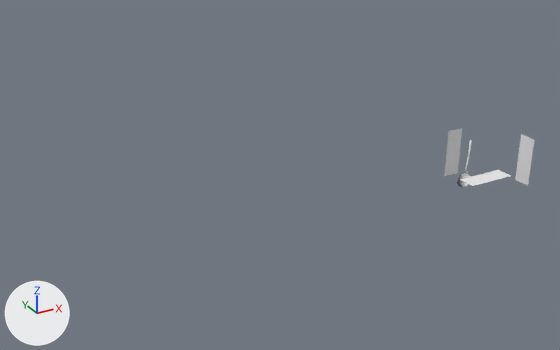
The OBJ model model/869374.obj, before and after one commit.
Rendered twice from a 50 mm camera at (-442.0, -442.0, 266.0) aimed at (-185.0, 24.0, 32.0). The lights are fixed; the arrows at lower left show +X, +Y and +Z. Where no turn or scale is listed for an object, it has been applied to the vertices.
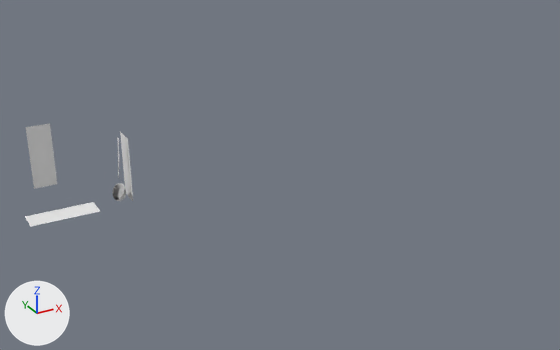
Location of each change, [x1, y1, x2, y2] in pixels of the pictures (560 x 350 px):
```json
{"object": "Plane001", "change": "mesh moved", "before": [444, 128, 462, 176], "after": [26, 123, 57, 189]}
{"object": "Plane003", "change": "mesh moved", "before": [461, 170, 511, 186], "after": [25, 202, 100, 227]}
{"object": "Plane002", "change": "mesh moved", "before": [515, 134, 534, 186], "after": [120, 132, 133, 201]}
{"object": "Plane008", "change": "reshaped", "before": [457, 140, 472, 187], "after": [112, 137, 126, 201], "on screen": "6% narrower, 35% taller"}
{"part": 4, "of": "me_plane008", "change": "added", "after": [112, 137, 126, 201]}
{"part": 5, "of": "me_plane008", "change": "deleted", "before": [457, 140, 472, 187]}
```

Scene script edits in JSON lines:
```json
{"block": "me_plane001", "where": "me_plane001.from_pydata(...)  # 4 vertices, 1 face; spans x -7.7..7.7, y 42.9, z -13.8..29.1"}
{"block": "me_plane001", "where": "# used by ob_plane001; location = (0.0, 0.0, 0.0)"}
{"block": "me_plane001", "change": "me_plane001 part 1: the whole mesh is moved by (-351.9, 0.0, 65.8)"}
{"block": "me_plane002", "where": "me_plane002.from_pydata(...)  # 4 vertices, 1 face; spans x 42.9, y -7.7..7.7, z -14.1..28.9"}
{"block": "me_plane002", "where": "# used by ob_plane002; location = (0.0, 0.0, 0.0)"}
{"block": "me_plane002", "change": "me_plane002 part 2: the whole mesh is moved by (-351.9, 0.0, 65.8)"}
{"block": "me_plane003", "where": "me_plane003.from_pydata(...)  # 4 vertices, 1 face; spans x -21.5..21.5, y -7.7..7.7, z 0.0"}
{"block": "me_plane003", "where": "# used by ob_plane003; location = (0.0, 0.0, 0.0)"}
{"block": "me_plane003", "change": "me_plane003 part 3: the whole mesh is moved by (-351.9, 0.0, 50.4)"}
{"block": "me_plane008", "where": "# used by ob_plane008; location = (0.0, 0.0, 0.0)"}
{"op": "remove", "block": "me_plane008", "code": "me_plane008.from_pydata(...)  # 1217 vertices, 1348 faces; spans x -5.7..3.1, y 17.0..31.9, z -17.0..25.5"}
{"op": "add", "block": "me_plane008", "code": "me_plane008.from_pydata(...)  # 3746 vertices, 4466 faces; spans x -319.6..-312.1, y -10.8..3.9, z 53.4..95.3"}
{"block": "me_plane008", "change": "me_plane008 part 4: 3746 vertices added at x -319.6..-312.1, y -10.8..3.9, z 53.4..95.3"}
{"block": "me_plane008", "change": "me_plane008 part 5: 1217 vertices removed from x -5.7..3.1, y 17.0..31.9, z -17.0..25.5"}
```
